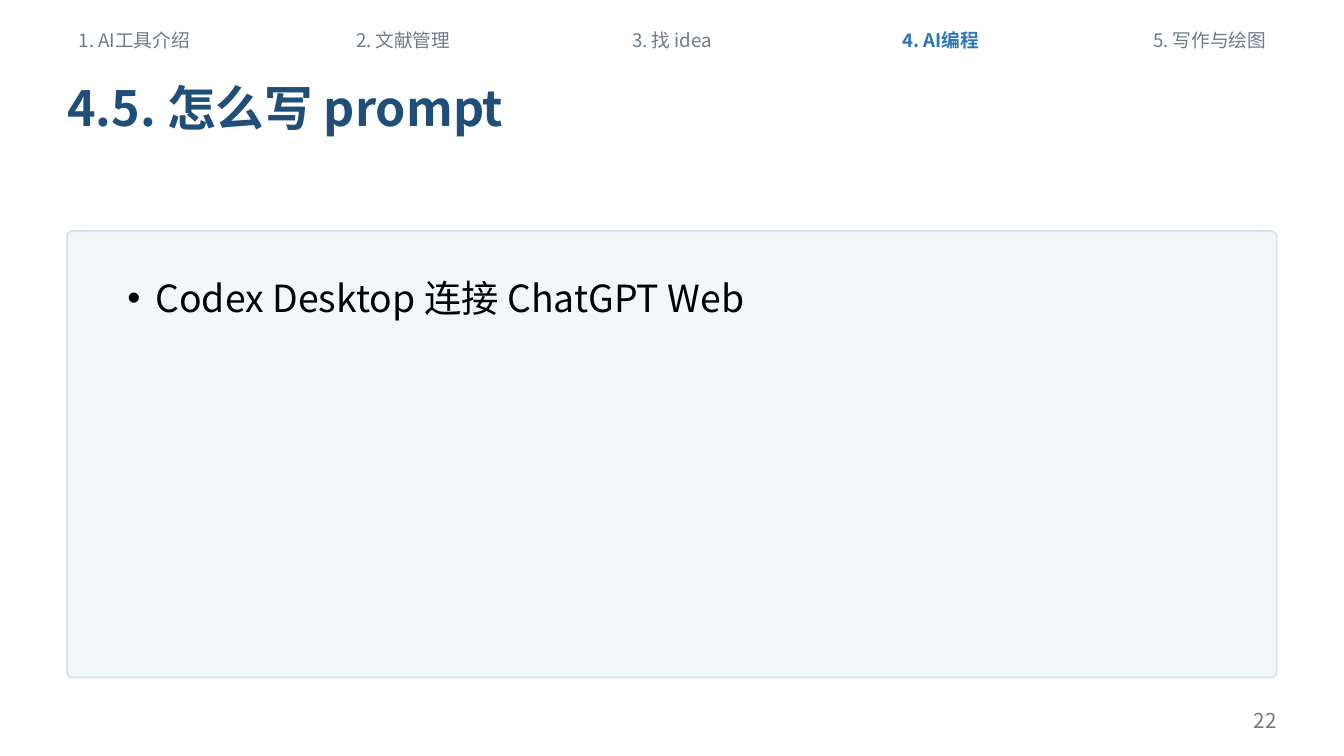
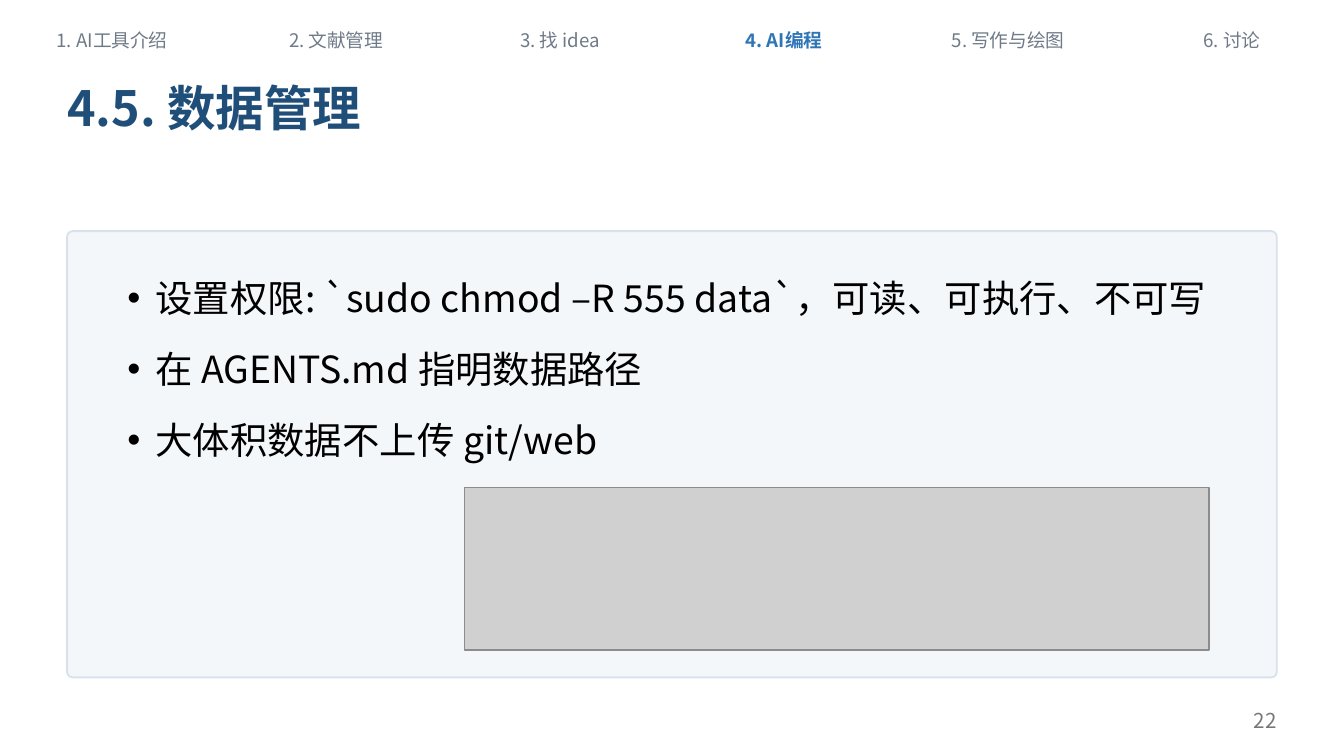
Before and after one commit to sicilyala/ai_sharing, a slide deck: slide 22 of docs/ai-workflow-sharing-v1.pptx. Drawn at 1344x756 pixels with LibreOffice and Linux fonts; fonts in the diff are those of the drawing; grey boxes stand for pictures. Boxes give left, top, right and bottom in pixels: in the first picture for what was removed or moved away, otherwise in the second. Text is boxed around its words. In the diff, an @@ line names an element or a change of style, - is before the commit and + after.

```diff
--- a/docs/ai-workflow-sharing-v1.pptx
+++ b/docs/ai-workflow-sharing-v1.pptx
@@ text "1. AI工具介绍": place and size @@
-text "1. AI工具介绍" at [79,31,190,49]
+text "1. AI工具介绍" at [57,31,167,49]
@@ text "2. 文献管理": place and size @@
-text "2. 文献管理" at [356,31,450,49]
+text "2. 文献管理" at [289,31,383,49]
@@ text "3. 找 idea": place and size @@
-text "3. 找 idea" at [632,31,712,49]
+text "3. 找 idea" at [520,31,600,49]
@@ text "4. AI编程": place and size @@
-text "4. AI编程" at [903,31,979,49]
+text "4. AI编程" at [746,31,822,49]
@@ text "5. 写作与绘图": place and size @@
-text "5. 写作与绘图" at [1153,31,1266,49]
+text "5. 写作与绘图" at [952,31,1064,49]
@@ text added at [1204,31,1260,48], 10 pt, text #6E7A87 @@
+6. 讨论
@@ text at [67,84,361,131]: text changed @@
-4.5. 怎么写 prompt
+4.5. 数据管理
@@ text at [155,279,1206,464]: text changed @@
-• Codex Desktop 连接 ChatGPT Web
+• 设置权限: `sudo chmod –R 555 data`，可读、可执行、不可写
+• 在 AGENTS.md 指明数据路径
+• 大体积数据不上传 git/web
@@ picture added at [464,488,1208,650] @@
```
Also in this commit, not shown: 23 other slides changed, 1 slide added, 47 other files.
